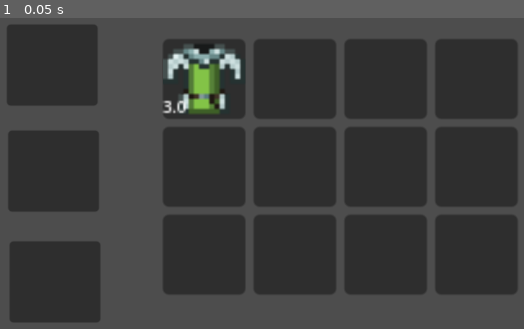
Above: before the commit, frame 1.
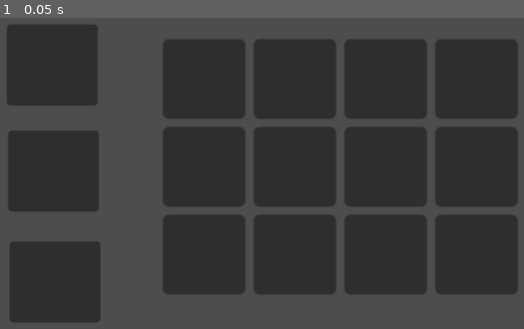
Above: after the commit, the same moment.

Repository: iListenToSludge/Pizza-Interactive
Game: Godot game, scene res://scenes/test_scene.tscn
Two runs of this game, one before a commit and one after it. Both use one fixed random seed, a clock stepped at 60 frames per second and the inputs below. This scene is started directly instead of the project's main scene.
Inputs:
- Up to frame 1 (0.05 s): no input

The runs differ from the first frame. In frame 1, 2.0% of the frame differs, in the area x 31-46%, y 8-31%.

Commit message:
11:37 inventory almost

Diff:
--- /dev/null
+++ b/pizza-interactive/abstract_item.gd
@@ -0,0 +1,11 @@
+extends CollisionShape2D
+
+
+# Called when the node enters the scene tree for the first time.
+func _ready() -> void:
+	pass # Replace with function body.
+
+
+# Called every frame. 'delta' is the elapsed time since the previous frame.
+func _process(delta: float) -> void:
+	pass
--- a/pizza-interactive/scenes/inventory.gd
+++ b/pizza-interactive/scenes/inventory.gd
@@ -1,7 +1,6 @@
 extends GridContainer
 
-func _ready():
-	add_item()
+
 
 func add_item(ID = "0"):
 	var item_texture = load("res://assetsitems/" + ItemData.get_texture(ID))
Not shown, added: pizza-interactive/abstract_item.gd.uid
